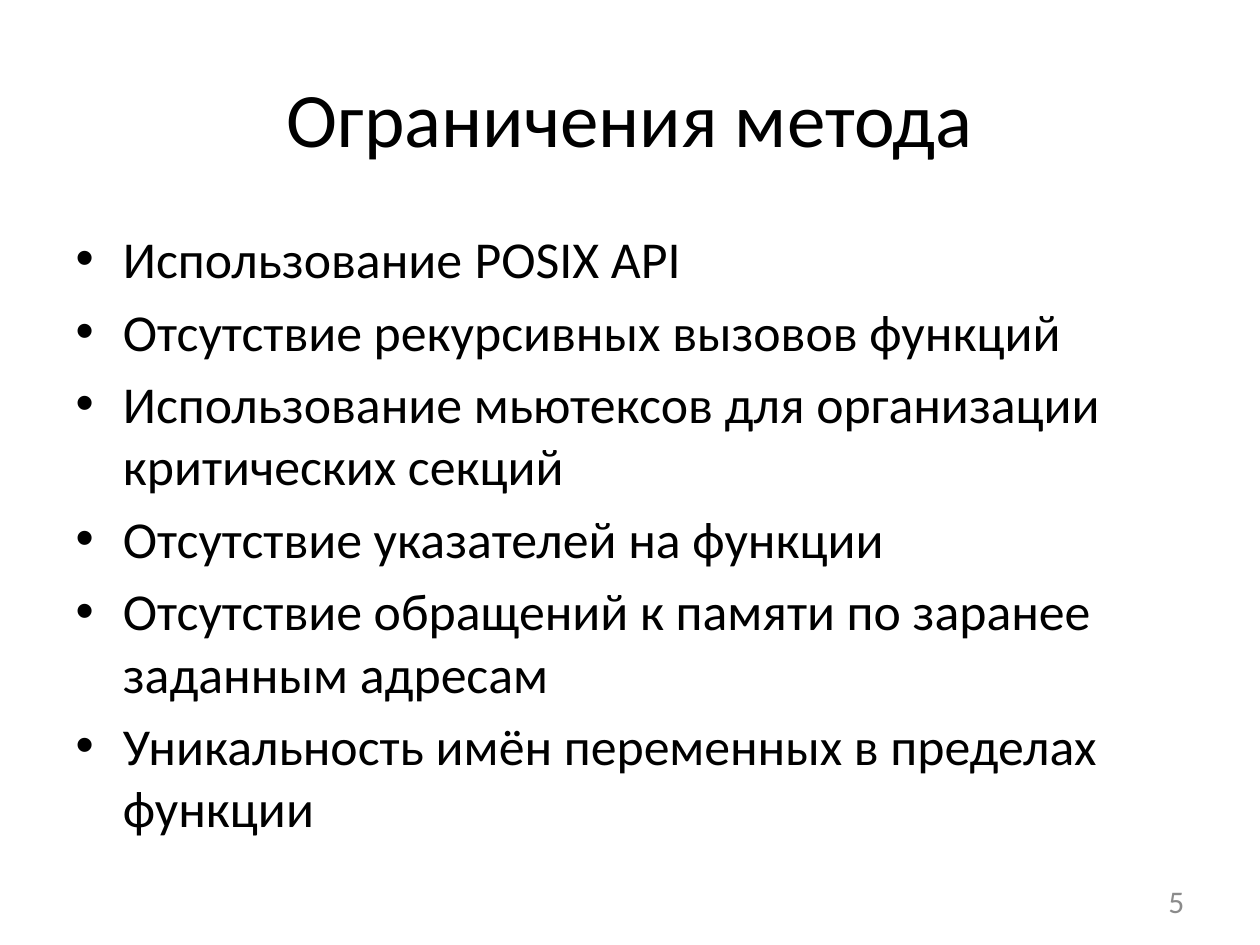
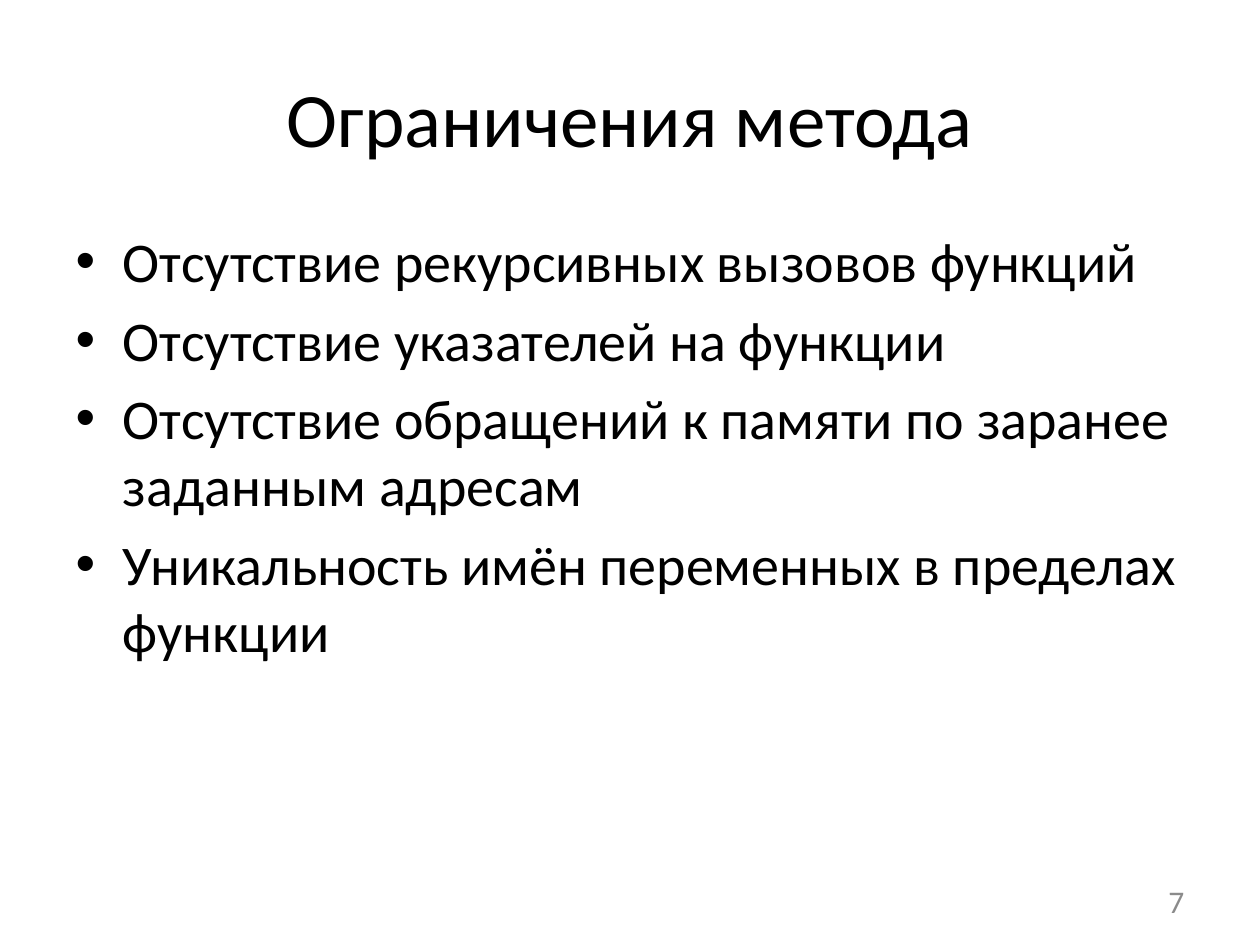
Before and after one commit to afrolovskiy/diplom, a slide deck: slide 7 of presentations/diplom/static race detection.pptx (slide 5 before the commit). Drawn at 1260x945 pixels with LibreOffice and Linux fonts; fonts in the diff are those of the drawing. Boxes give left, top, right and bottom in pixels: in the first picture for what was removed or moved away, otherwise in the second. Text is boxed around its words. In the diff, an @@ line names an element or a change of style, - is before the commit and + after.

```diff
--- a/presentations/diplom/static race detection.pptx
+++ b/presentations/diplom/static race detection.pptx
@@ text "Отсутствие рекурсивных вызовов функций" at (123, 244, 1176, 662): size 29.6 to 32 pt @@
@@ text at (123, 244, 681, 279): paragraph removed @@
-• Использование POSIX API
@@ text at (123, 389, 1099, 494): paragraph removed @@
-• Использование мьютексов для организации критических секций
@@ page number at (1168, 893, 1184, 913): text changed @@
-5
+7
```
Also in this commit, not shown: 4 other slides changed, 3 slides added, 2 slides removed, 2 other files.
